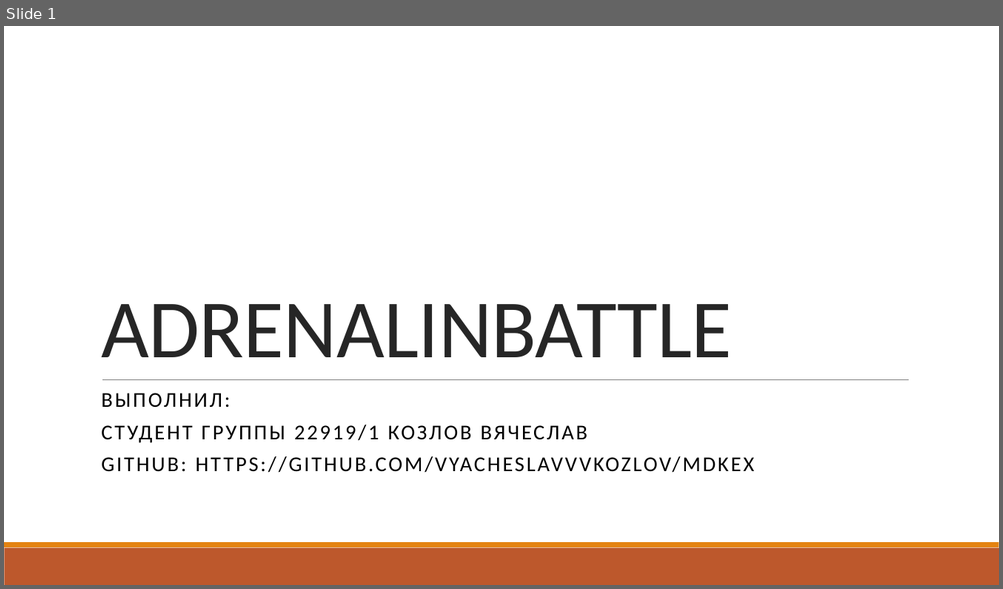
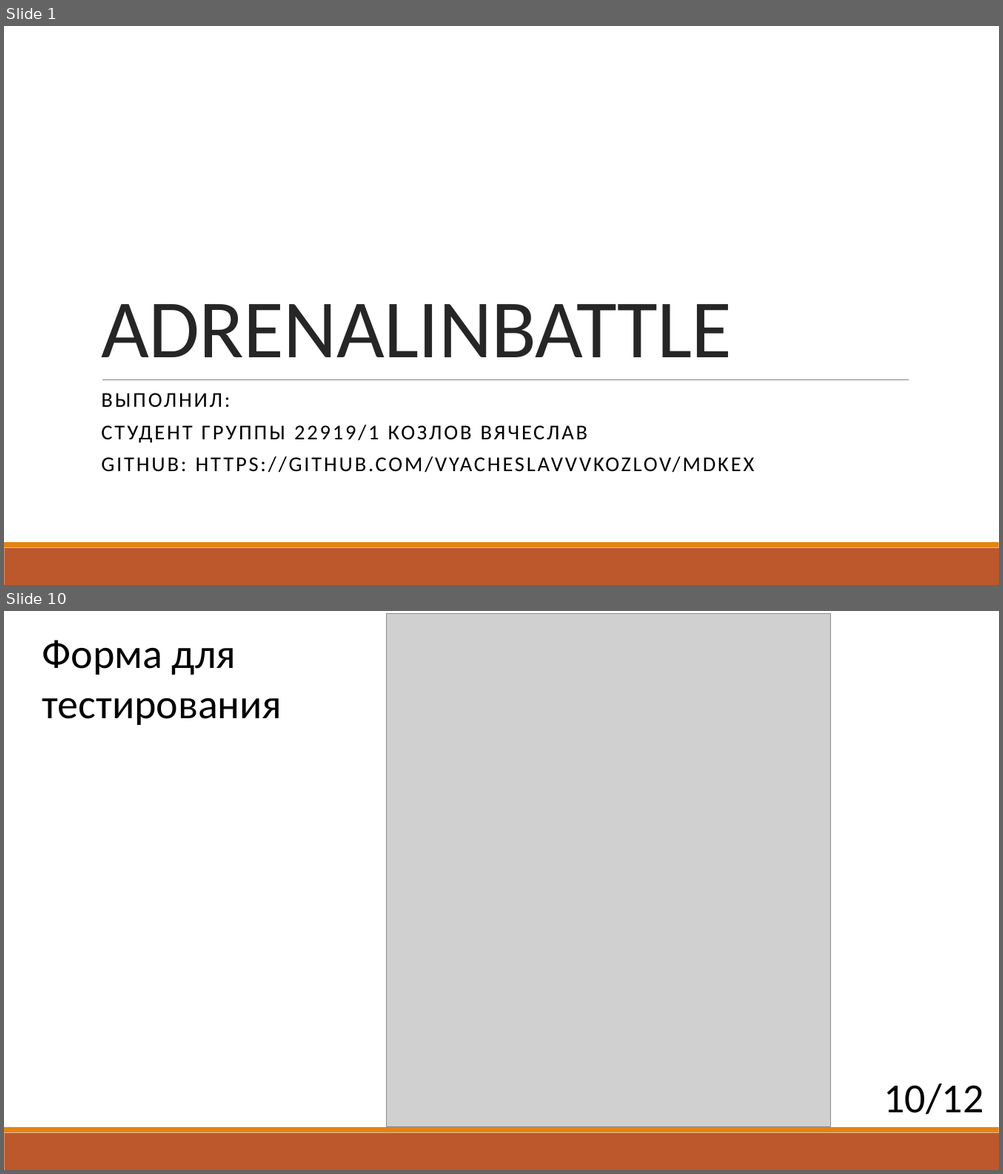
Before and after one commit to Strimchess/MDKEX, a slide deck: ADRENALINBATTLE.pptx. Shown one above the other, each under a label of ours: slide 1 before the commit, slides 1 and 10 after it; the slides between them are not shown. The pictures are 1003x589 and 1003x1174 pixels, drawn with LibreOffice and Linux fonts; fonts in the diff are those of the drawing; grey boxes stand for pictures. Boxes give left, top, right and bottom in pixels: in the first picture for what was removed or moved away, otherwise in the second. Text is boxed around its words. In the diff, an @@ line names an element or a change of style, - is before the commit and + after.

```diff
--- a/ADRENALINBATTLE.pptx
+++ b/ADRENALINBATTLE.pptx
@@ slide 10 added at [4,611,999,1170], background #FFFFFF; not listed: 2 template elements that a slide beside it also shows @@
@@ picture added at [387,613,831,1127] @@
@@ text added at [42,640,282,725], 40 pt, text #000000 @@
+Форма для тестирования
@@ text added at [883,1084,983,1115], 40 pt, text #000000 @@
+10/12
```
Also in this commit, not shown: 10 slides changed.
